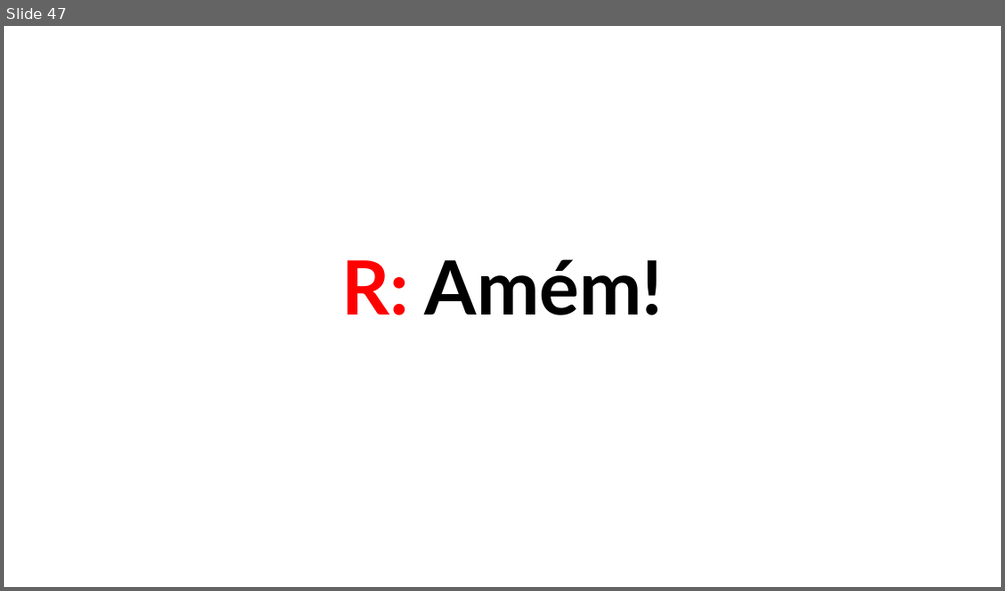
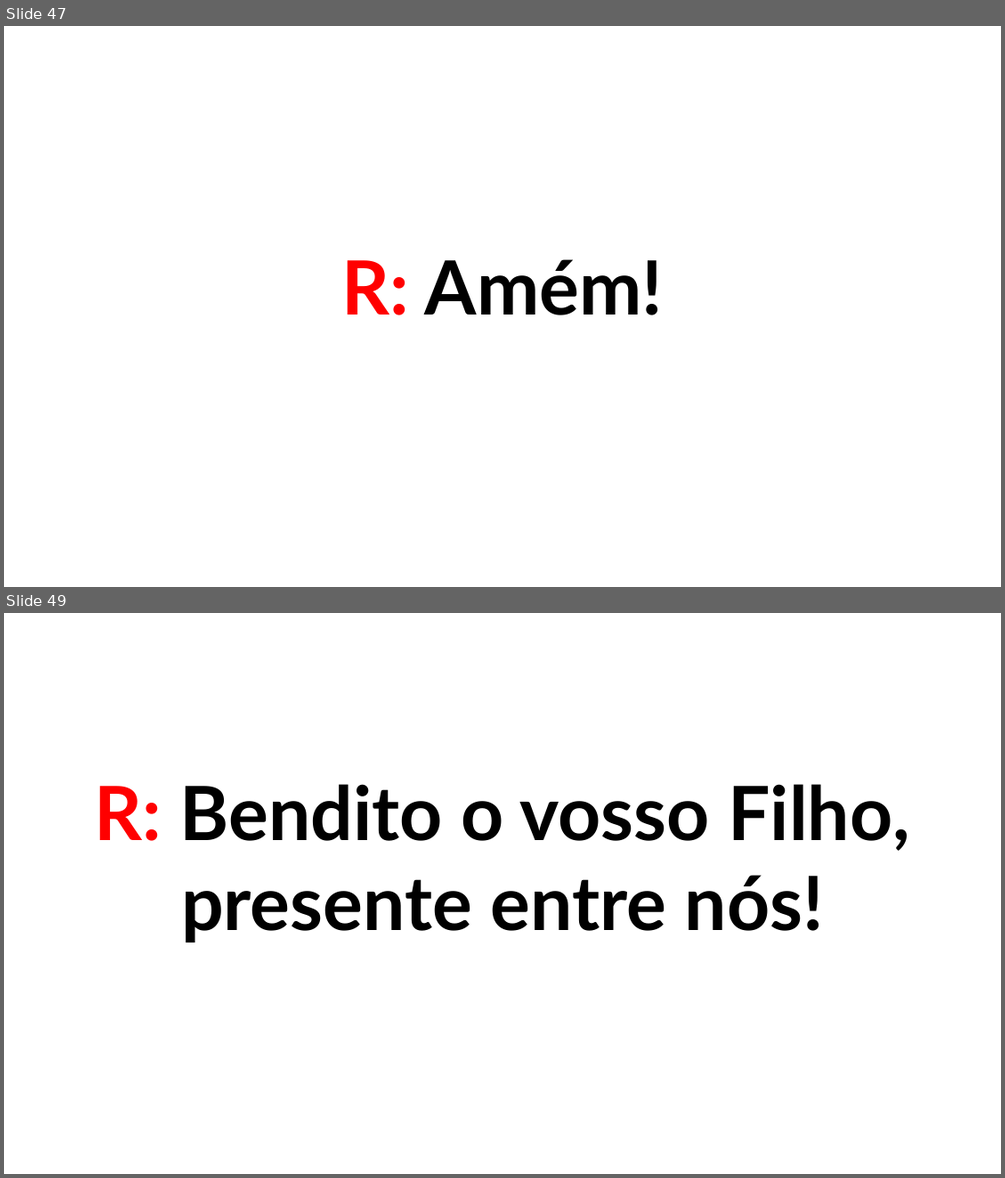
Before and after one commit to PHGodoyCosta/pallotti-slides, a slide deck: src/pallotti_slides/resources/template/mass_template.pptx. Shown one above the other, each under a label of ours: slide 47 before the commit, slides 47 and 49 after it; the slides between them are not shown. The pictures are 1005x591 and 1005x1178 pixels, drawn with LibreOffice and Linux fonts; fonts in the diff are those of the drawing. Boxes give left, top, right and bottom in pixels: in the first picture for what was removed or moved away, otherwise in the second. Text is boxed around its words. In the diff, an @@ line names an element or a change of style, - is before the commit and + after.

```diff
--- a/src/pallotti_slides/resources/template/mass_template.pptx
+++ b/src/pallotti_slides/resources/template/mass_template.pptx
@@ slide 49 added at <box>4,613,1001,1174</box>, background #FFFFFF @@
@@ text added at <box>94,784,910,942</box>, 72 pt, text #000000, bold @@
+R: Bendito o vosso Filho, presente entre nós!
```
Also in this commit, not shown: 17 other slides added, 9 other files.
